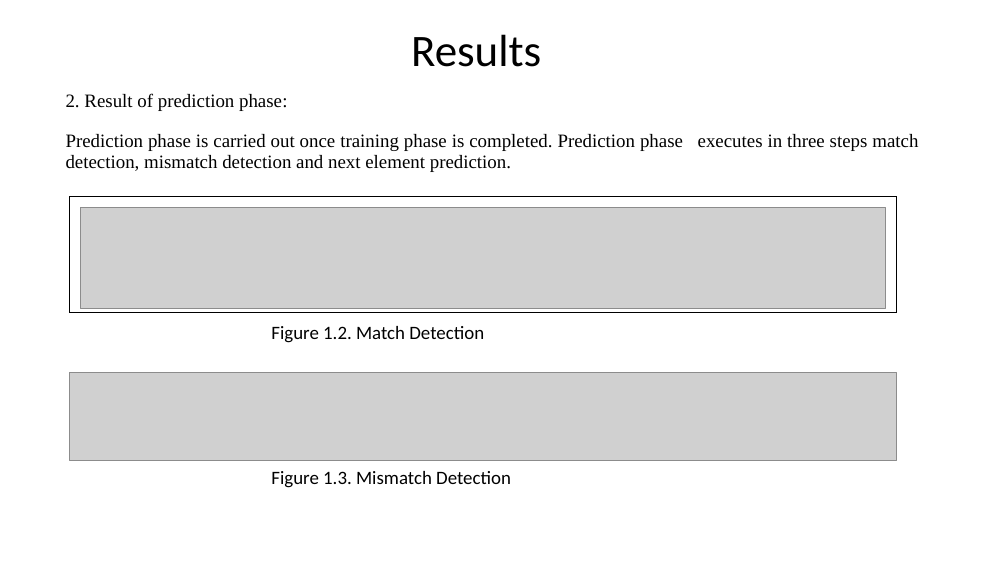
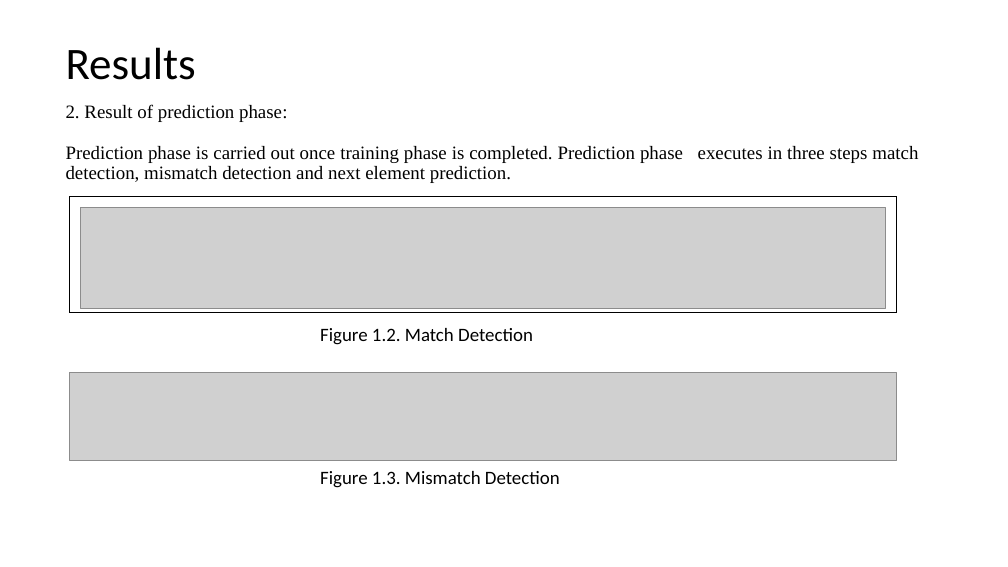
Before and after one commit to ddobric/neocortexapi, a slide deck: slide 9 of source/MySEProject/Documentation/ML2223_15 Approve Prediction of Multisequence Learning.pptx (slide 10 before the commit). Drawn at 1008x567 pixels with LibreOffice and Linux fonts; fonts in the diff are those of the drawing; grey boxes stand for pictures. Boxes give left, top, right and bottom in pixels: in the first picture for what was removed or moved away, otherwise in the second. Text is boxed around its words. In the diff, an @@ line names an element or a change of style, - is before the commit and + after.

```diff
--- a/source/MySEProject/Documentation/ML2223_15 Approve Prediction of Multisequence Learning.pptx
+++ b/source/MySEProject/Documentation/ML2223_15 Approve Prediction of Multisequence Learning.pptx
@@ text "Results": place and size @@
-text "Results" at [411,34,541,67]
+text "Results" at [66,47,196,80]
@@ text "2. Result of prediction phase:": place and size @@
-text "2. Result of prediction phase:" at [66,93,918,172]
+text "2. Result of prediction phase:" at [66,104,918,183]
@@ text "Figure 1.2. Match Detection": place and size @@
-text "Figure 1.2. Match Detection" at [271,326,484,343]
+text "Figure 1.2. Match Detection" at [320,328,533,345]
@@ text "Figure 1.3. Mismatch Detection": place and size @@
-text "Figure 1.3. Mismatch Detection" at [271,471,511,488]
+text "Figure 1.3. Mismatch Detection" at [320,471,560,488]
```
Also in this commit, not shown: 8 other slides changed, 1 slide removed.
